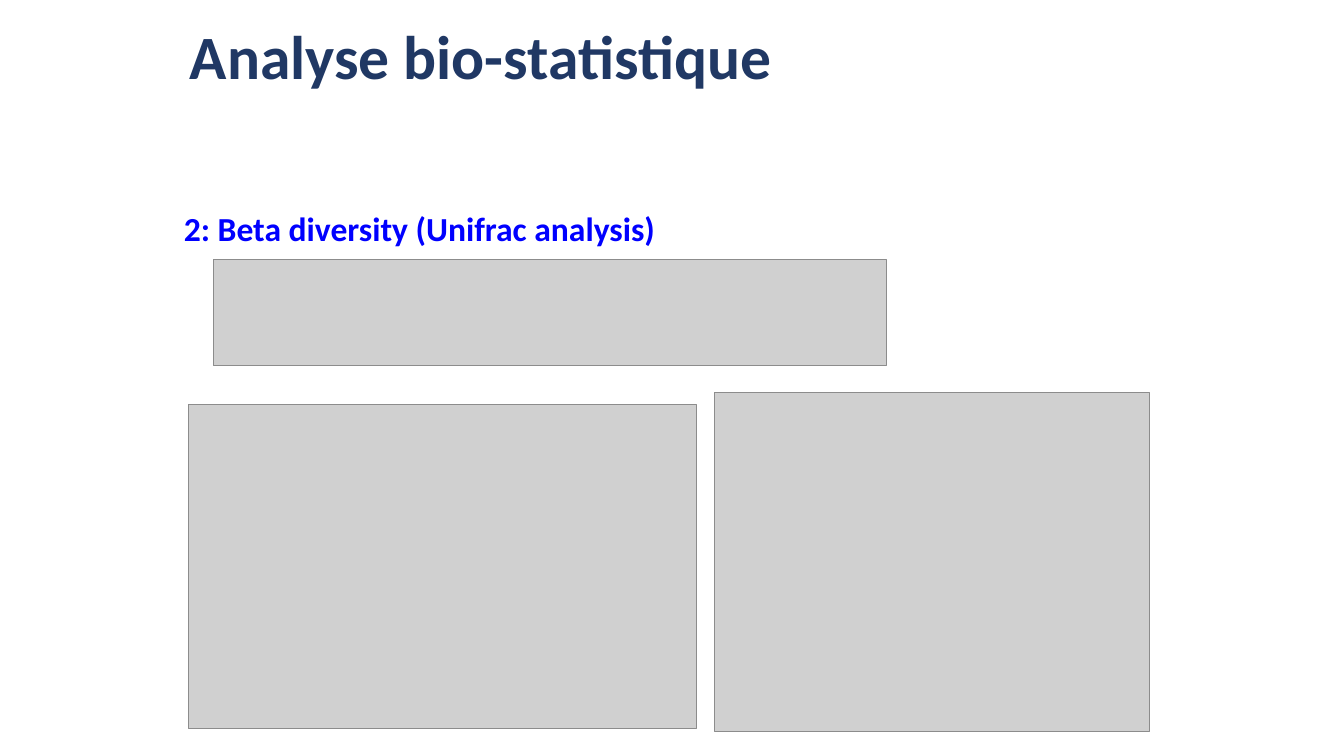
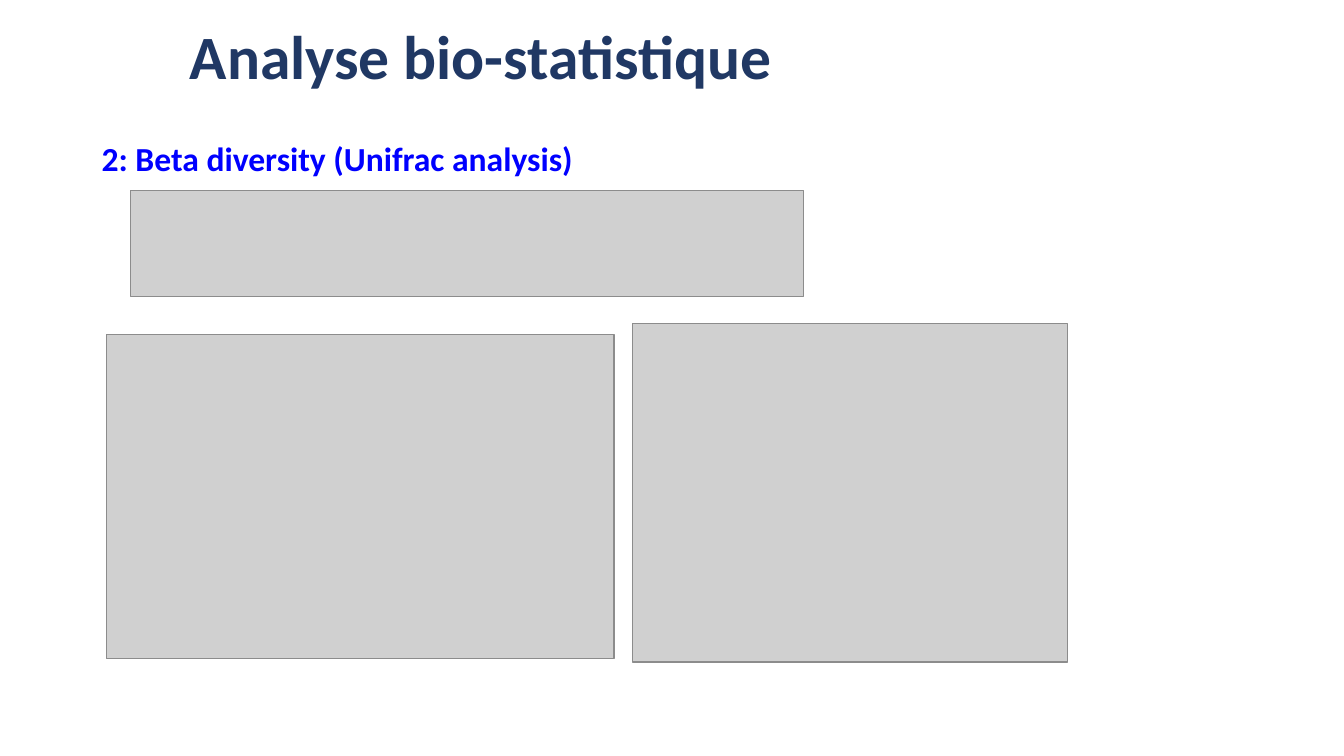
Before and after one commit to JeromeAmbroise/LSTAT2340-metagenomic, a slide deck: slide 7 of LSTAT2340-metagenomique.pptx (slide 6 before the commit). Drawn at 1344x756 pixels with LibreOffice and Linux fonts; fonts in the diff are those of the drawing; grey boxes stand for pictures. Boxes give left, top, right and bottom in pixels: in the first picture for what was removed or moved away, otherwise in the second. Text is boxed around its words. In the diff, an @@ line names an element or a change of style, - is before the commit and + after.

```diff
--- a/LSTAT2340-metagenomique.pptx
+++ b/LSTAT2340-metagenomique.pptx
@@ 2 pictures, 1 text: place and size @@
-2 pictures, 1 text at (184, 216, 1149, 732)
+2 pictures, 1 text at (102, 146, 1068, 662)
@@ picture: place and size @@
-picture at (189, 404, 697, 729)
+picture at (106, 335, 614, 659)
```
Also in this commit, not shown: 5 other slides changed, 1 slide added.
